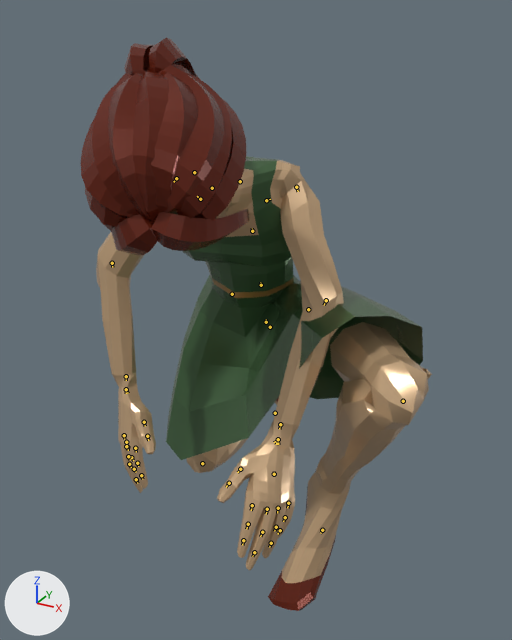
One commit to the glTF model public/assets/characters/mom.glb: the scene before it, then after it.
Camera for both pictures: a camera (50 mm lens) standing at (0.703, -1.449, 1.119) and looking at (0.004, -0.179, 0.484). Arrows for +X, +Y and +Z are at lower left; the lights stay in place. The picture after the commit comes second. Both versions are drawn at frame 30 of the action 'CharacterArmature|Kneel'; the numbers are the values there. The bones that change, and the others that lie on the model, are drawn over the model as lines.

Objects in the first picture: 'Formad_Head', 'Formal_Body', 'Formal_Feet', 'Formal_Legs'.
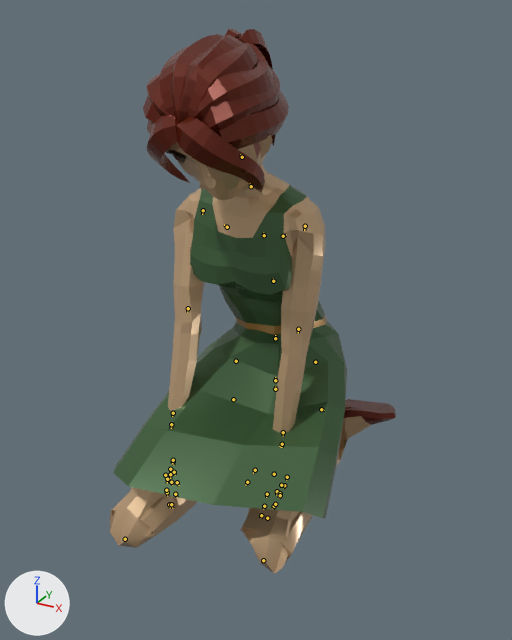
Boxes (x1, y1, x2, y2) around the edits, measured in the pictures (512 x 640 px):
'Formal_Legs', posed (11% narrower, 20% taller)
    before: (166, 275, 432, 480)
    after: (110, 328, 347, 574)
'Formal_Body', posed (29% narrower, 17% shorter)
    before: (96, 156, 344, 571)
    after: (163, 172, 338, 516)
'Formad_Head', posed (13% narrower, 21% shorter)
    before: (81, 38, 249, 255)
    after: (143, 29, 289, 200)
'Formal_Feet', posed
    before: (268, 397, 356, 611)
    after: (337, 399, 396, 464)
bone 'Body', root to tip
    before: (270, 327) to (269, 325)
    after: (275, 389) to (275, 386)
bone 'Abdomen', root to tip
    before: (261, 285) to (260, 282)
    after: (275, 338) to (275, 335)
bone 'Torso', root to tip
    before: (252, 231) to (252, 228)
    after: (273, 281) to (273, 278)
bone 'Chest', root to tip
    before: (240, 181) to (238, 182)
    after: (264, 235) to (263, 232)
bone 'Neck', root to tip
    before: (212, 188) to (210, 186)
    after: (251, 186) to (250, 183)
bone 'Head', root to tip
    before: (194, 172) to (192, 171)
    after: (242, 157) to (240, 154)
bone 'Shoulder.L', root to tip
    before: (266, 200) to (270, 199)
    after: (283, 236) to (286, 235)
bone 'UpperArm.L', root to tip
    before: (296, 187) to (298, 191)
    after: (305, 226) to (304, 230)
bone 'LowerArm.L', root to tip
    before: (326, 300) to (324, 305)
    after: (298, 329) to (298, 333)
bone 'Wrist.L', root to tip
    before: (280, 424) to (279, 429)
    after: (283, 432) to (283, 436)
bone 'Shoulder.R', root to tip
    before: (200, 199) to (197, 196)
    after: (227, 227) to (224, 224)
bone 'UpperArm.R', root to tip
    before: (176, 178) to (173, 182)
    after: (203, 210) to (202, 214)
bone 'LowerArm.R', root to tip
    before: (112, 263) to (112, 267)
    after: (188, 308) to (187, 312)
bone 'Wrist.R', root to tip
    before: (126, 376) to (126, 380)
    after: (173, 413) to (172, 416)
bone 'UpperLeg.L', root to tip
    before: (308, 309) to (309, 310)
    after: (315, 362) to (315, 363)
bone 'LowerLeg.L', root to tip
    before: (403, 401) to (402, 402)
    after: (263, 560) to (264, 559)
bone 'UpperLeg.R', root to tip
    before: (232, 294) to (232, 296)
    after: (236, 361) to (235, 362)
bone 'LowerLeg.R', root to tip
    before: (202, 463) to (203, 462)
    after: (125, 539) to (126, 538)
bone 'Foot.L', root to tip
    before: (322, 530) to (320, 533)
    after: (321, 409) to (324, 410)
bone 'Foot.R', root to tip
    before: (275, 413) to (276, 411)
    after: (233, 399) to (235, 399)

What the commit changed:
Bone 'Body' (bone_body) moves from (2e-05, -0.00538, 0.00037) to (0.00011, -0.00707, 0.00022).
Bone 'Body' (bone_body) turns from (25, 2, -1) to (1, 27, 0) degrees about its own x, y and z.
Bone 'Abdomen' (bone_abdomen) turns from (3, 0, 0) to (5, -1, 2) degrees about its own x, y and z.
Bone 'Torso' (bone_torso) turns from (-2, 2, -1) to (14, -27, 0) degrees about its own x, y and z.
Bone 'Chest' (bone_chest) turns from (56, 6, 2) to (5, 0, 0) degrees about its own x, y and z.
Bone 'Neck' (bone_neck) turns from (-23, -3, 2) to (5, 0, 0) degrees about its own x, y and z.
Bone 'Head' (bone_head) turns from (6, 13, -5) to (6, 0, 0) degrees about its own x, y and z.
Bone 'Shoulder.L' (bone_shoulder_l) turns from (-38, 1, 3) to (0, 0, 0) degrees about its own x, y and z.
Bone 'UpperArm.L' (bone_upperarm_l) turns from (9, 42, -89) to (-83, -32, -12) degrees about its own x, y and z.
Bone 'LowerArm.L' (bone_lowerarm_l) turns from (19, -26, -29) to (-3, -3, 5) degrees about its own x, y and z.
Bone 'Wrist.L' (bone_wrist_l) turns from (7, -37, 1) to (0, 0, -3) degrees about its own x, y and z.
Bone 'Shoulder.R' (bone_shoulder_r) turns from (-42, -8, -12) to (0, 0, 0) degrees about its own x, y and z.
Bone 'UpperArm.R' (bone_upperarm_r) turns from (6, -38, 84) to (-92, 43, -3) degrees about its own x, y and z.
Bone 'LowerArm.R' (bone_lowerarm_r) turns from (2, 2, 36) to (-4, -25, -4) degrees about its own x, y and z.
Bone 'Wrist.R' (bone_wrist_r) turns from (10, 52, 10) to (0, 0, 0) degrees about its own x, y and z.
Bone 'UpperLeg.L' (bone_upperleg_l) turns from (-73, -45, -51) to (-46, -7, 29) degrees about its own x, y and z.
Bone 'LowerLeg.L' (bone_lowerleg_l) turns from (120, -46, 8) to (131, 44, -7) degrees about its own x, y and z.
Bone 'UpperLeg.R' (bone_upperleg_r) turns from (-25, 2, 8) to (-42, 28, 14) degrees about its own x, y and z.
Bone 'LowerLeg.R' (bone_lowerleg_r) turns from (89, 0, 0) to (133, 8, -4) degrees about its own x, y and z.
Bone 'Foot.L' (bone_foot_l) moves from (0.00113, 0.00173, 2e-05) to (5e-05, -0.00048, -0.00171).
Bone 'Foot.L' (bone_foot_l) turns from (31, 0, 6) to (172, 12, 57) degrees about its own x, y and z.
Bone 'Foot.R' (bone_foot_r) moves from (-0.00077, -0.00335, 0.00069) to (-0.00025, 8e-05, -0.00167).
Bone 'Foot.R' (bone_foot_r) turns from (-175, -22, 0) to (165, 2, 6) degrees about its own x, y and z.
